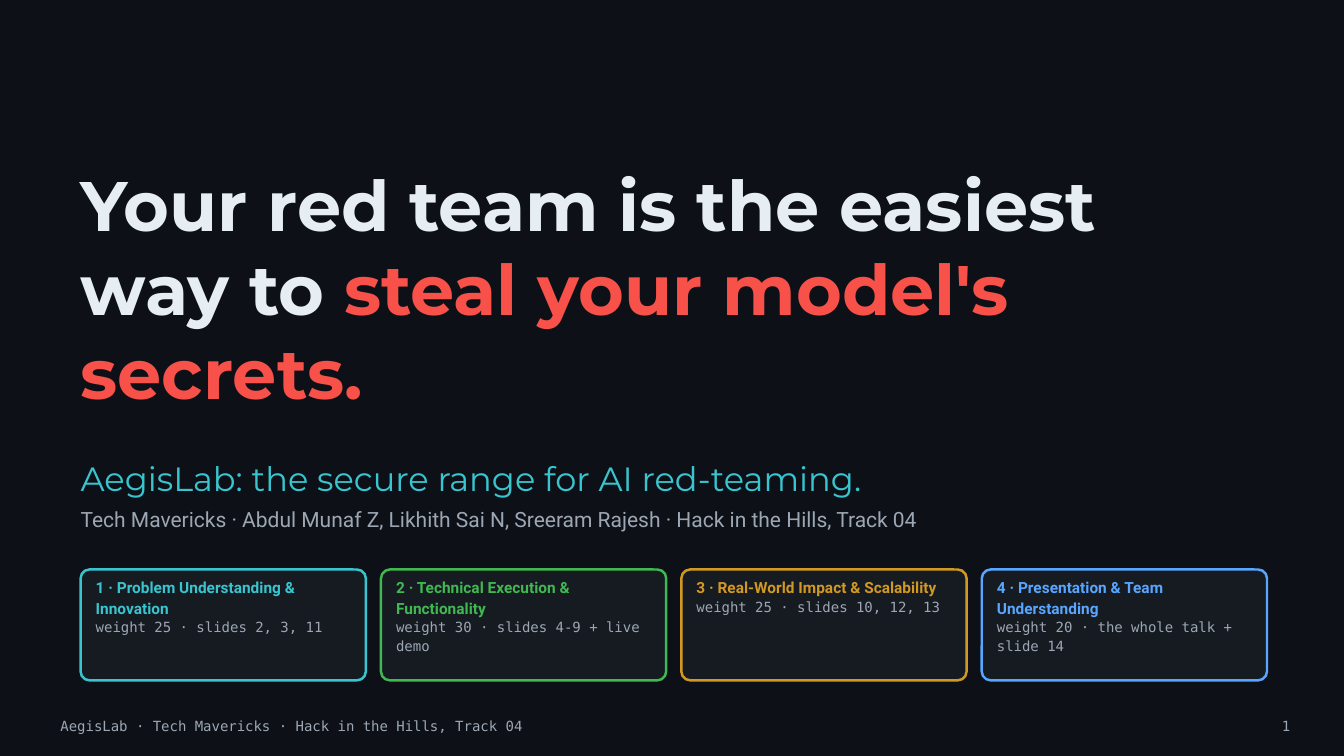
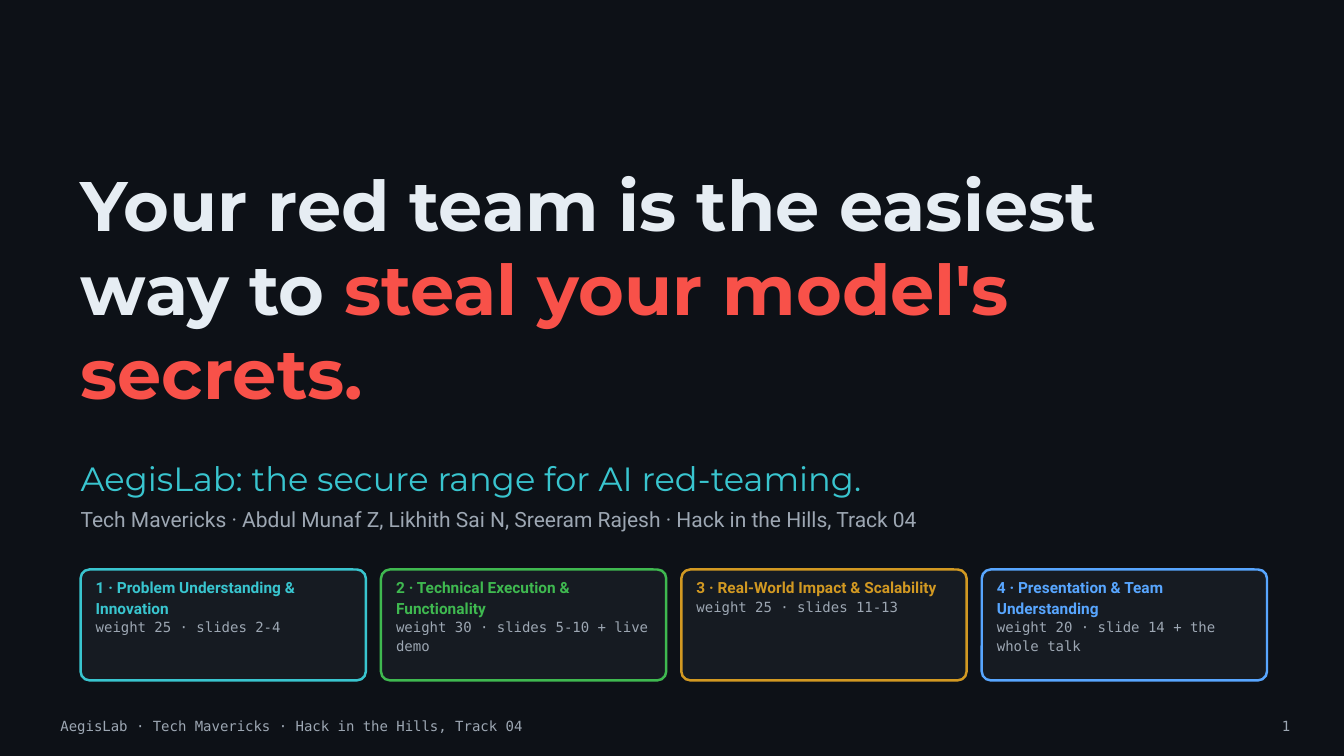
Before and after one commit to Invinciblx777/HIH, a slide deck: slide 1 of docs/pitch/AegisLab_Pitch.pptx. Drawn at 1344x756 pixels with LibreOffice and Linux fonts; fonts in the diff are those of the drawing. Boxes give left, top, right and bottom in pixels: in the first picture for what was removed or moved away, otherwise in the second. Text is boxed around its words. In the diff, an @@ line names an element or a change of style, - is before the commit and + after.

```diff
--- a/docs/pitch/AegisLab_Pitch.pptx
+++ b/docs/pitch/AegisLab_Pitch.pptx
@@ text at [96, 621, 280, 635]: text changed @@
-weight 25 · slides 2, 3, 11
+weight 25 · slides 2-4
@@ text at [396, 621, 648, 651]: text changed @@
-weight 30 · slides 4-9 + live demo
+weight 30 · slides 5-10 + live demo
@@ text at [696, 601, 898, 615]: text changed @@
-weight 25 · slides 10, 12, 13
+weight 25 · slides 11-13
@@ text at [997, 621, 1215, 651]: text changed @@
-weight 20 · the whole talk + slide 14
+weight 20 · slide 14 + the whole talk
```
Also in this commit, not shown: 8 other slides changed, 4 other files.
